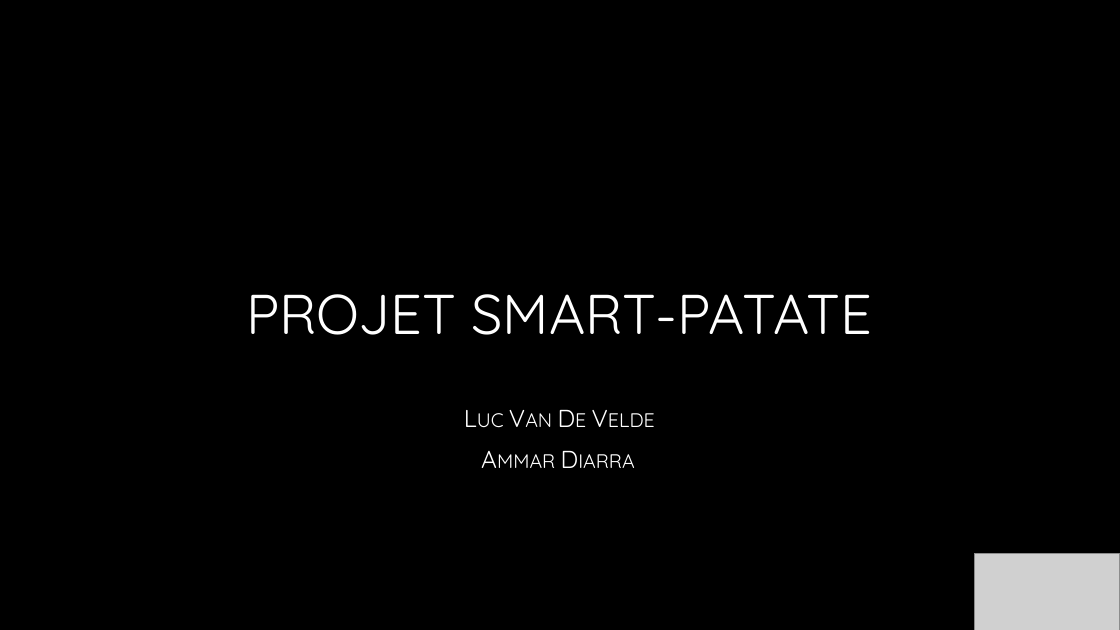
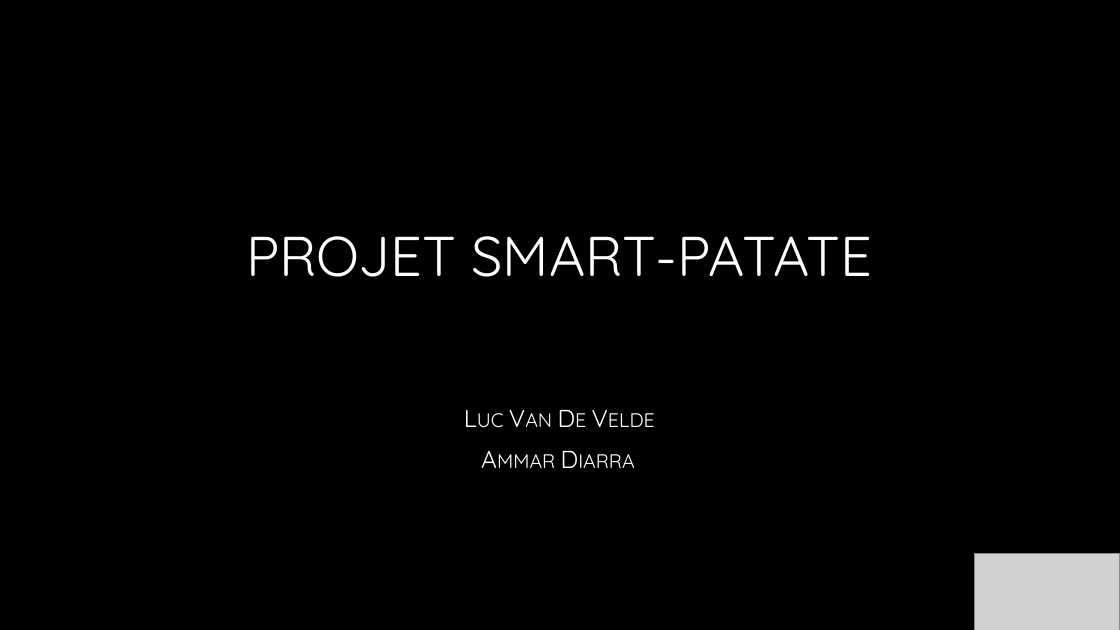
Before and after one commit to BlackWolfie/Smart-patate, a slide deck: slide 1 of PROJET SMART-patate (1).pptx. Drawn at 1120x630 pixels with LibreOffice and Linux fonts; fonts in the diff are those of the drawing; grey boxes stand for pictures; background and template pictures are left out. Boxes give left, top, right and bottom in pixels: in the first picture for what was removed or moved away, otherwise in the second. Text is boxed around its words. In the diff, an @@ line names an element or a change of style, - is before the commit and + after.

```diff
--- a/PROJET SMART-patate (1).pptx
+++ b/PROJET SMART-patate (1).pptx
@@ title "PROJET SMART-PATATE" moved from (x1=246, y1=294, x2=872, y2=335) to (x1=246, y1=236, x2=872, y2=277) @@
```
Also in this commit, not shown: 2 other slides changed, 3 other files.
